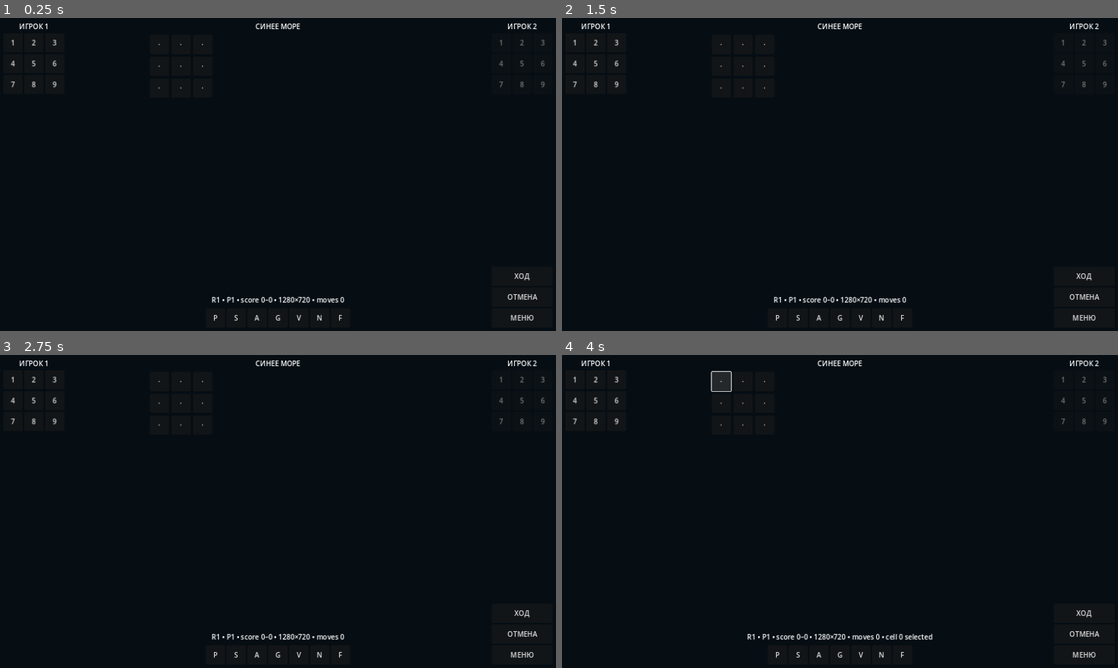
Above: before the commit, frames 1-4 (two rows, left to right).
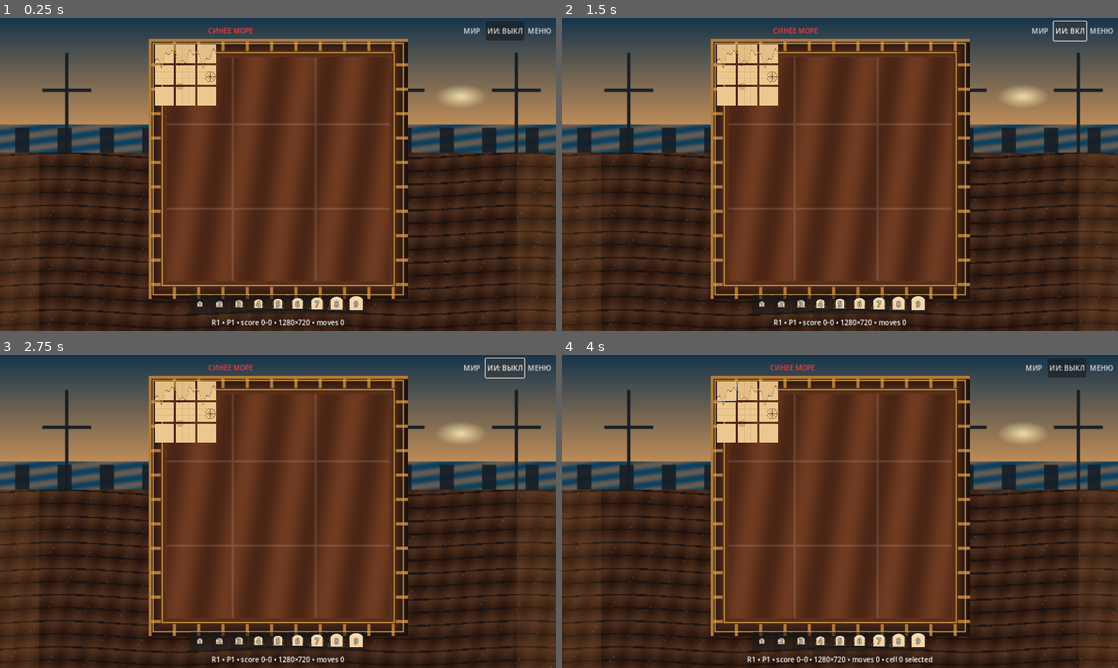
Above: after the commit, the same moments.

Repository: namelessdhamma/namelessdhamma.github.io
Game: Godot game, scene res://main.tscn
The game is run twice, just before and just after one commit, with the same random seed, the same clock (stepped at 60 frames per second) and the same inputs.
Inputs (mouse positions are in pixels of both pictures, inside the frame that each line leads up to; where the layout moved, square brackets give the same spot in the first picture):
- Up to frame 1 (0.25 s): no input
- Up to frame 2 (1.5 s): click (1034, 30) at 0.5 s, where only the run after the commit has a clickable "МИР"; click (1067, 30) at 1.25 s, where only the run after the commit has a clickable "ИИ: ВЫКЛ"
- Up to frame 3 (2.75 s): click (505, 367) at 2 s, where only the run after the commit has a clickable "ИИ: ВКЛ"
- Up to frame 4 (4 s): click "МЕНЮ" at 2.75 s; click (723, 389) [723, 380] at 3.5 s

The runs differ from the first frame. In frame 1, 96% of the frame differs, in the area x 0-100%, y 0-100%; in frame 2, 96%; in frame 3, 96%; in frame 4, 96%.

Commit message:
A5: wire shared seven-world interactive mobile shell, ranked art, and AI

Diff:
--- a/sinee-more-godot/scripts/main.gd
+++ b/sinee-more-godot/scripts/main.gd
@@ -1,4 +1,17 @@
 extends Control
+
+const WorldVisuals = preload("res://scripts/world_visuals.gd")
+const AIOpponent = preload("res://scripts/ai_opponent.gd")
+var world_visuals = WorldVisuals.new()
+var ai_engine = AIOpponent.new()
+var current_world := 1
+var ai_enabled := false
+var ai_difficulty := 2
+var ai_persona := 0
+var world_picker: MenuButton
+var ai_toggle: Button
+var top_menu: MenuButton
+var reset_dialog: ConfirmationDialog
 
 const CELL_NAMES: Array[String] = ["Cell00", "Cell01", "Cell02", "Cell10", "Cell11", "Cell12", "Cell20", "Cell21", "Cell22"]
 var selected_cell := -1
@@ -22,21 +35,162 @@
 func _ready() -> void:
 	set_process(true)
 	_apply_requested_test_viewport()
+	_prepare_world_shell()
 	for i in range(CELL_NAMES.size()):
 		var cell := get_node("SafeArea/Landscape/Center/BoardAspect/Board/" + CELL_NAMES[i]) as Button
 		cell.pressed.connect(_on_cell_pressed.bind(i))
 	for player in [1, 2]:
-		var reserve := get_node("SafeArea/Landscape/%s/Reserve%s" % ["LeftRail" if player == 1 else "RightRail", "One" if player == 1 else "Two"]) as GridContainer
+		var reserve := _reserve_node(player)
 		for i in range(reserve.get_child_count()):
 			(reserve.get_child(i) as Button).pressed.connect(_on_reserve_pressed.bind(player, i))
 	(get_node("SafeArea/Landscape/RightRail/Actions/ActionPrimary") as Button).pressed.connect(_on_primary)
 	(get_node("SafeArea/Landscape/RightRail/Actions/ActionSecondary") as Button).pressed.connect(_on_secondary)
 	(get_node("SafeArea/Landscape/RightRail/Actions/ActionMenu") as Button).pressed.connect(_on_menu)
 	_refresh_surface()
+	_set_world(current_world)
 	_update_status("ready")
 	print("BLUE_SEA_GODOT_GAME_SURFACE_READY ", get_viewport_rect().size)
 	if DisplayServer.get_name() == "headless":
 		call_deferred("_run_headless_geometry_and_interaction_smoke")
+
+func _prepare_world_shell() -> void:
+	var center := get_node("SafeArea/Landscape/Center") as VBoxContainer
+	var title := center.get_node("Title") as Label
+	var topbar := HBoxContainer.new()
+	topbar.name = "TopBar"
+	center.add_child(topbar)
+	center.move_child(topbar, 0)
+	title.reparent(topbar, false)
+	title.size_flags_horizontal = Control.SIZE_EXPAND_FILL
+	title.add_theme_color_override("font_color", Color("#e32729"))
+	world_picker = MenuButton.new()
+	world_picker.name = "WorldPicker"
+	world_picker.text = "МИР"
+	world_picker.custom_minimum_size = Vector2(56, 44)
+	topbar.add_child(world_picker)
+	var popup := world_picker.get_popup()
+	for i in range(WorldVisuals.WORLDS.size()):
+		popup.add_radio_check_item(WorldVisuals.WORLDS[i], i)
+	popup.id_pressed.connect(_set_world)
+	ai_toggle = Button.new()
+	ai_toggle.name = "AIToggle"
+	ai_toggle.text = "ИИ: ВЫКЛ"
+	ai_toggle.custom_minimum_size = Vector2(74, 44)
+	topbar.add_child(ai_toggle)
+	ai_toggle.pressed.connect(_toggle_ai)
+	top_menu = MenuButton.new()
+	top_menu.name = "GameMenu"
+	top_menu.text = "МЕНЮ"
+	top_menu.custom_minimum_size = Vector2(60, 44)
+	topbar.add_child(top_menu)
+	top_menu.get_popup().about_to_popup.connect(_populate_game_menu)
+	top_menu.get_popup().id_pressed.connect(_on_game_menu_item)
+	reset_dialog = ConfirmationDialog.new()
+	reset_dialog.dialog_text = "Сбросить текущий матч?"
+	add_child(reset_dialog)
+	reset_dialog.confirmed.connect(_confirm_reset_match)
+	center.get_node("WorldStrip").hide()
+	var board := center.get_node("BoardAspect/Board") as GridContainer
+	for i in range(CELL_NAMES.size()):
+		board.move_child(board.get_node(CELL_NAMES[i]), i)
+	var aspect := center.get_node("BoardAspect") as AspectRatioContainer
+	aspect.custom_minimum_size = Vector2(0, 132)
+	aspect.size_flags_vertical = Control.SIZE_EXPAND_FILL
+	var dock := HBoxContainer.new()
+	dock.name = "ReserveDock"
+	dock.alignment = BoxContainer.ALIGNMENT_CENTER
+	dock.custom_minimum_size = Vector2(0, 44)
+	center.add_child(dock)
+	center.move_child(dock, aspect.get_index() + 1)
+	for player in [1, 2]:
+		var rail := get_node("SafeArea/Landscape/LeftRail" if player == 1 else "SafeArea/Landscape/RightRail") as VBoxContainer
+		var reserve := rail.get_node("ReserveOne" if player == 1 else "ReserveTwo") as GridContainer
+		reserve.reparent(dock, false)
+		reserve.columns = 9
+		reserve.add_theme_constant_override("h_separation", 1)
+		for piece in reserve.get_children():
+			(piece as Button).custom_minimum_size = Vector2(44, 44)
+	get_node("SafeArea/Landscape/LeftRail").hide()
+	get_node("SafeArea/Landscape/RightRail").hide()
+	center.get_node("Status").visible = get_viewport_rect().size.y >= 360
+
+func _set_world(world: int) -> void:
+	if world < 0 or world >= WorldVisuals.WORLDS.size():
+		return
+	current_world = world
+	world_visuals.apply_world(self, current_world)
+	if world_picker != null:
+		var popup := world_picker.get_popup()
+		for i in range(popup.item_count):
+			popup.set_item_checked(i, i == current_world)
+	_refresh_surface()
+
+func _toggle_ai() -> void:
+	ai_enabled = not ai_enabled
+	ai_toggle.text = "ИИ: ВКЛ" if ai_enabled else "ИИ: ВЫКЛ"
+	if ai_enabled and turn == 2 and not game_over:
+		call_deferred("_play_ai_turn")
+
+func _play_ai_turn() -> void:
+	if not ai_enabled or game_over or turn != 2:
+		return
+	var move: Dictionary = ai_engine.choose_move(board_stacks, reserve_available, 2, RULE, ai_difficulty, ai_persona)
+	if move.is_empty():
+		return
+	selected_reserve = int(move["rank"]) - 1
+	selected_cell = int(move["cell"])
+	assert(_is_legal_move(2, selected_reserve + 1, selected_cell))
+	_on_primary()
+
+func _populate_game_menu() -> void:
+	var popup := top_menu.get_popup()
+	popup.clear()
+	popup.add_item("Сбросить матч…", 1)
+	if game_over:
+		popup.add_item("Следующий раунд", 2)
+
+func _on_game_menu_item(id: int) -> void:
+	if id == 1:
+		reset_dialog.popup_centered()
+	elif id == 2 and game_over:
+		_on_menu()
+
+func _confirm_reset_match() -> void:
+	match_score = [0, 0]
+	match_winner = 0
+	round_number = 1
+	_reset_round()
+
+func _set_piece_badge(button: Button, texture: Texture2D, rank: int) -> void:
+	button.text = ""
+	button.icon = null
+	button.clip_contents = true
+	var art := button.get_node_or_null("RankArt") as TextureRect
+	if art == null:
+		art = TextureRect.new()
+		art.name = "RankArt"
+		art.mouse_filter = Control.MOUSE_FILTER_IGNORE
+		art.expand_mode = TextureRect.EXPAND_IGNORE_SIZE
+		art.stretch_mode = TextureRect.STRETCH_KEEP_ASPECT_CENTERED
+		button.add_child(art)
+		art.set_anchors_and_offsets_preset(Control.PRESET_FULL_RECT)
+	art.texture = texture
+	art.visible = texture != null
+	var number := button.get_node_or_null("RankNumber") as Label
+	if number == null:
+		number = Label.new()
+		number.name = "RankNumber"
+		number.mouse_filter = Control.MOUSE_FILTER_IGNORE
+		number.horizontal_alignment = HORIZONTAL_ALIGNMENT_CENTER
+		number.vertical_alignment = VERTICAL_ALIGNMENT_CENTER
+		number.add_theme_font_size_override("font_size", 16)
+		number.add_theme_color_override("font_color", Color("#fff8df"))
+		number.add_theme_color_override("font_outline_color", Color("#142332"))
+		number.add_theme_constant_override("outline_size", 4)
+		button.add_child(number)
+		number.set_anchors_and_offsets_preset(Control.PRESET_FULL_RECT)
+	number.text = str(rank) if rank > 0 else ""
+	number.visible = rank > 0
 
 func _apply_requested_test_viewport() -> void:
 	var args := OS.get_cmdline_user_args()
@@ -85,7 +239,7 @@
 	status.text = base
 
 func _reserve_node(player: int) -> GridContainer:
-	return get_node("SafeArea/Landscape/%s/Reserve%s" % ["LeftRail" if player == 1 else "RightRail", "One" if player == 1 else "Two"]) as GridContainer
+	return get_node("SafeArea/Landscape/Center/ReserveDock/ReserveOne" if player == 1 else "SafeArea/Landscape/Center/ReserveDock/ReserveTwo") as GridContainer
 
 func _on_reserve_pressed(player: int, index: int) -> void:
 	if player != turn:
@@ -154,8 +308,13 @@
 	return true
 
 func _on_cell_pressed(index: int) -> void:
+	if game_over or index < 0 or index >= CELL_NAMES.size():
+		return
 	selected_cell = index
-	_update_status("cell %d" % index)
+	if selected_reserve >= 0:
+		_on_primary()
+	else:
+		_update_status("cell %d" % index)
 
 func _on_primary() -> void:
 	if selected_reserve < 0 or selected_cell < 0:
@@ -190,6 +349,8 @@
 	selected_cell = -1
 	_refresh_surface()
 	_update_status("game won" if winner != 0 else "move committed")
+	if ai_enabled and turn == 2 and not game_over:
+		call_deferred("_play_ai_turn")
 
 func _on_secondary() -> void:
 	selected_reserve = -1
@@ -226,16 +387,18 @@
 		_update_status("next round")
 
 func _refresh_surface() -> void:
+	(get_node("SafeArea/Landscape/RightRail/Actions/ActionMenu") as Button).visible = game_over
 	for i in range(CELL_NAMES.size()):
 		var cell := get_node("SafeArea/Landscape/Center/BoardAspect/Board/" + CELL_NAMES[i]) as Button
 		var top := _top_piece(i)
-		cell.text = "·" if top.is_empty() else "P%d/%d" % [int(top.player), int(top.rank)]
+		_set_piece_badge(cell, null if top.is_empty() else world_visuals.piece_texture(current_world, int(top.player), int(top.rank)), 0 if top.is_empty() else int(top.rank))
 		cell.disabled = game_over
 	for player in [1, 2]:
 		var reserve := _reserve_node(player)
+		reserve.visible = player == turn and not game_over
 		for i in range(reserve.get_child_count()):
 			var piece := reserve.get_child(i) as Button
-			piece.text = "%d" % (i + 1) if reserve_available[player - 1][i] else "—"
+			_set_piece_badge(piece, world_visuals.piece_texture(current_world, player, i + 1) if reserve_available[player - 1][i] else null, i + 1 if reserve_available[player - 1][i] else 0)
 			piece.disabled = game_over or player != turn or not reserve_available[player - 1][i]
 
 func _update_status(event: String) -> void:
@@ -268,28 +431,19 @@
 	await get_tree().process_frame
 	await get_tree().process_frame
 	var viewport := get_viewport_rect().size
-	assert(viewport.x >= viewport.y, "landscape contract violated: %s" % viewport)
-	var safe := get_node("SafeArea") as Control
-	var landscape := get_node("SafeArea/Landscape") as Control
-	var left := get_node("SafeArea/Landscape/LeftRail") as Control
-	var center := get_node("SafeArea/Landscape/Center") as Control
-	var right := get_node("SafeArea/Landscape/RightRail") as Control
-	assert(safe.position.x >= 7.9 and safe.position.y >= 7.9)
-	assert(safe.position.x + safe.size.x <= viewport.x - 7.9)
-	assert(safe.position.y + safe.size.y <= viewport.y - 7.9)
-	assert(left.size.x >= 132.0 and right.size.x >= 132.0)
-	assert(center.size.x > 0.0 and center.size.y > 0.0)
-	assert(left.position.x + left.size.x <= center.position.x + 0.01)
-	assert(center.position.x + center.size.x <= right.position.x + 0.01)
-	for name in CELL_NAMES:
-		_assert_min_control_size(get_node("SafeArea/Landscape/Center/BoardAspect/Board/" + name) as Control, Vector2(44, 44), "cell " + name)
+	assert(viewport.x >= viewport.y, "landscape contract violated")
+	var board := get_node("SafeArea/Landscape/Center/BoardAspect/Board") as GridContainer
+	var dock := get_node("SafeArea/Landscape/Center/ReserveDock") as HBoxContainer
+	assert(dock.size.y >= 44.0, "reserve dock too small")
+	for i in range(CELL_NAMES.size()):
+		assert(board.get_child(i).name == CELL_NAMES[i], "board order mismatch")
+		_assert_min_control_size(board.get_child(i) as Control, Vector2(44, 44), "cell")
 	for player in [1, 2]:
 		var reserve := _reserve_node(player)
-		for i in range(reserve.get_child_count()):
-			_assert_min_control_size(reserve.get_child(i) as Control, Vector2(44, 44), "P%d reserve %d" % [player, i])
-	for action_name in ["ActionPrimary", "ActionSecondary", "ActionMenu"]:
-		_assert_min_control_size(get_node("SafeArea/Landscape/RightRail/Actions/" + action_name) as Control, Vector2(44, 44), action_name)
-	print("BLUE_SEA_GEOMETRY_PASS viewport=", viewport, " geometry=", _geometry_snapshot())
+		assert(reserve.visible == (player == turn and not game_over), "inactive reserve visible")
+		for piece in reserve.get_children():
+			_assert_min_control_size(piece as Control, Vector2(44, 44), "reserve")
+	print("BLUE_SEA_MOBILE_DOCK_GEOMETRY_PASS ", viewport)
 
 func _run_headless_geometry_and_interaction_smoke() -> void:
 	await _assert_landscape_geometry()
@@ -301,8 +455,15 @@
 	_reset_round()
 	var pointer_reserve := 2
 	var pointer_cell := 4
+	_on_cell_pressed(pointer_cell)
+	assert(moves == 0 and _top_piece(pointer_cell).is_empty())
 	_on_reserve_pressed(1, pointer_reserve)
 	_on_cell_pressed(pointer_cell)
+	assert(_top_piece(pointer_cell) == {"player": 1, "rank": pointer_reserve + 1})
+	assert(turn == 2 and moves == 1)
+	_reset_round()
+	_on_reserve_pressed(1, pointer_reserve)
+	selected_cell = pointer_cell
 	var primary_key := InputEventKey.new()
 	primary_key.keycode = KEY_ENTER
 	primary_key.pressed = true
@@ -352,14 +513,12 @@
 	# D2 rules parity smoke: rank stacking, Stack-2 cap, ladder win and illegal preservation.
 	_on_reserve_pressed(1, 0)
 	_on_cell_pressed(0)
-	_on_primary()
 	assert(_top_piece(0) == {"player": 1, "rank": 1})
 	assert(turn == 2 and moves == 1)
 
 	# Opponent may cover with a strictly larger rank.
 	_on_reserve_pressed(2, 1)
 	_on_cell_pressed(0)
-	_on_primary()
 	assert(_top_piece(0) == {"player": 2, "rank": 2})
 	assert(board_stacks[0].size() == 2)
 	assert(turn == 1 and moves == 2)
@@ -367,7 +526,6 @@
 	# CD uses Stack 2: a third piece cannot cover this cell.
 	_on_reserve_pressed(1, 2)
 	_on_cell_pressed(0)
-	_on_primary()
 	assert(board_stacks[0].size() == 2)
 	assert(reserve_available[0][2] == true)
 	assert(turn == 1 and moves == 2)
@@ -378,19 +536,14 @@
 	# rank 1 was already spent, so use 3/4/5 instead.
 	_on_reserve_pressed(1, 2)
 	_on_cell_pressed(3)
-	_on_primary()
 	_on_reserve_pressed(2, 0)
 	_on_cell_pressed(6)
-	_on_primary()
 	_on_reserve_pressed(1, 3)
 	_on_cell_pressed(4)
-	_on_primary()
 	_on_reserve_pressed(2, 2)
 	_on_cell_pressed(7)
-	_on_primary()
 	_on_reserve_pressed(1, 4)
 	_on_cell_pressed(5)
-	_on_primary()
 	assert(game_over and winner == 1)
 	assert(win_line == [3,4,5])
 	assert(_top_piece(3).rank == 3 and _top_piece(4).rank == 4 and _top_piece(5).rank == 5)
